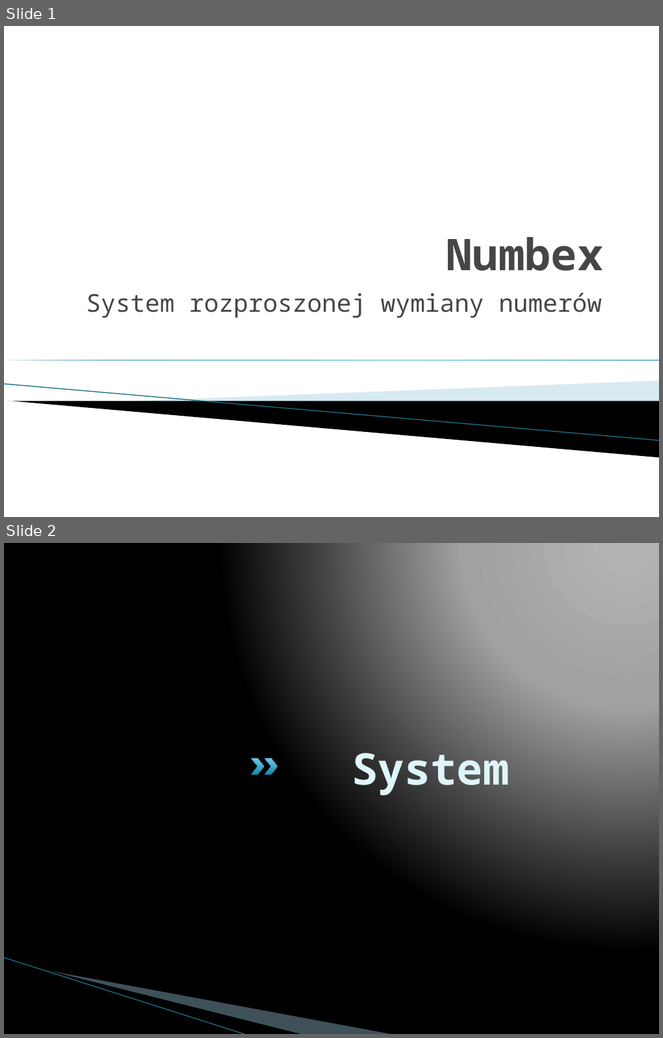
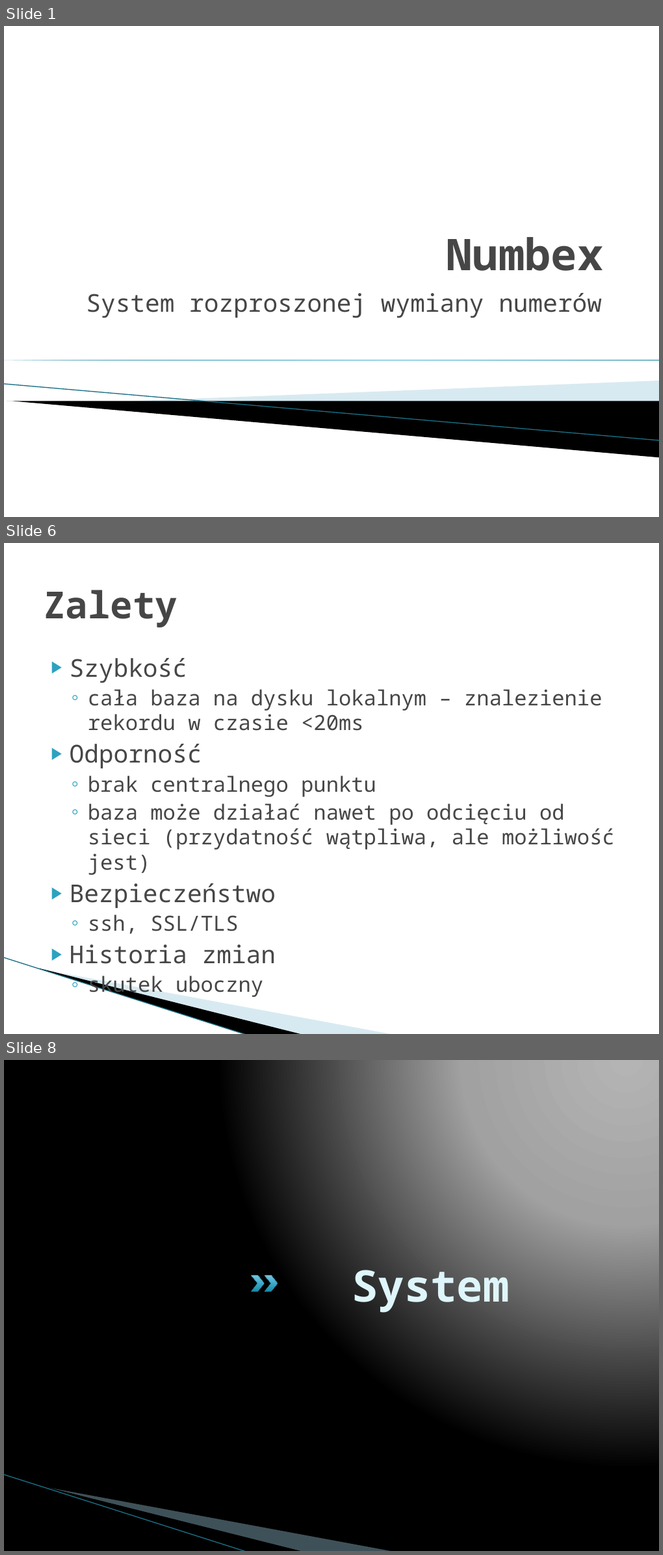
Before and after one commit to imbaczek/numbex, a slide deck: docs/NumbexFinalPresentation.pptx. Shown one above the other, each under a label of ours: slides 1 and 2 before the commit, slides 1, 6 and 8 after it; the slides between them are not shown. The pictures are 663x1038 and 663x1555 pixels, drawn with LibreOffice and Linux fonts; fonts in the diff are those of the drawing; background and template pictures are left out. Boxes give left, top, right and bottom in pixels: in the first picture for what was removed or moved away, otherwise in the second. Text is boxed around its words. In the diff, an @@ line names an element or a change of style, - is before the commit and + after.

```diff
--- a/docs/NumbexFinalPresentation.pptx
+++ b/docs/NumbexFinalPresentation.pptx
@@ slide 6 added at [4,543,659,1034], background #FFFFFF; not listed: 3 template elements that a slide beside it also shows @@
@@ title added at [43,590,178,627], 41 pt, text #464646, bold @@
+Zalety
@@ text added at [70,658,615,964], 23 pt, text #464646 @@
+▶ Szybkość
+  ◦ cała baza na dysku lokalnym – znalezienie rekordu w czasie <20ms
+▶ Odporność
+  ◦ brak centralnego punktu
+  ◦ baza może działać nawet po odcięciu od sieci (przydatność wątpliwa, ale możliwość jest)
+▶ Bezpieczeństwo
+  ◦ ssh, SSL/TLS
+▶ Historia zmian
+  ◦ skutek uboczny
@@ what was slide 2 is now slide 8 @@
```
Also in this commit, not shown: 5 other slides added.
